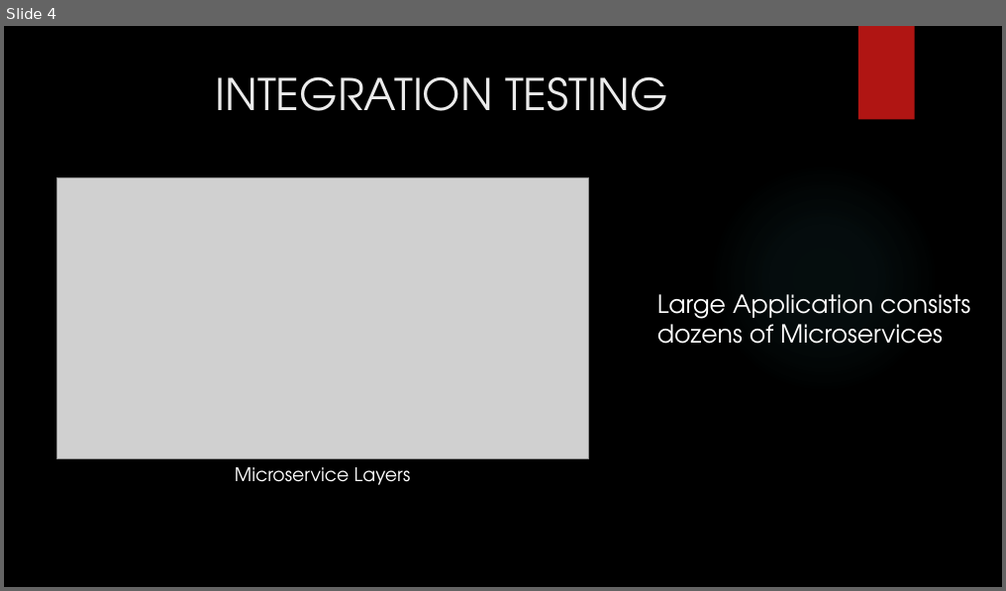
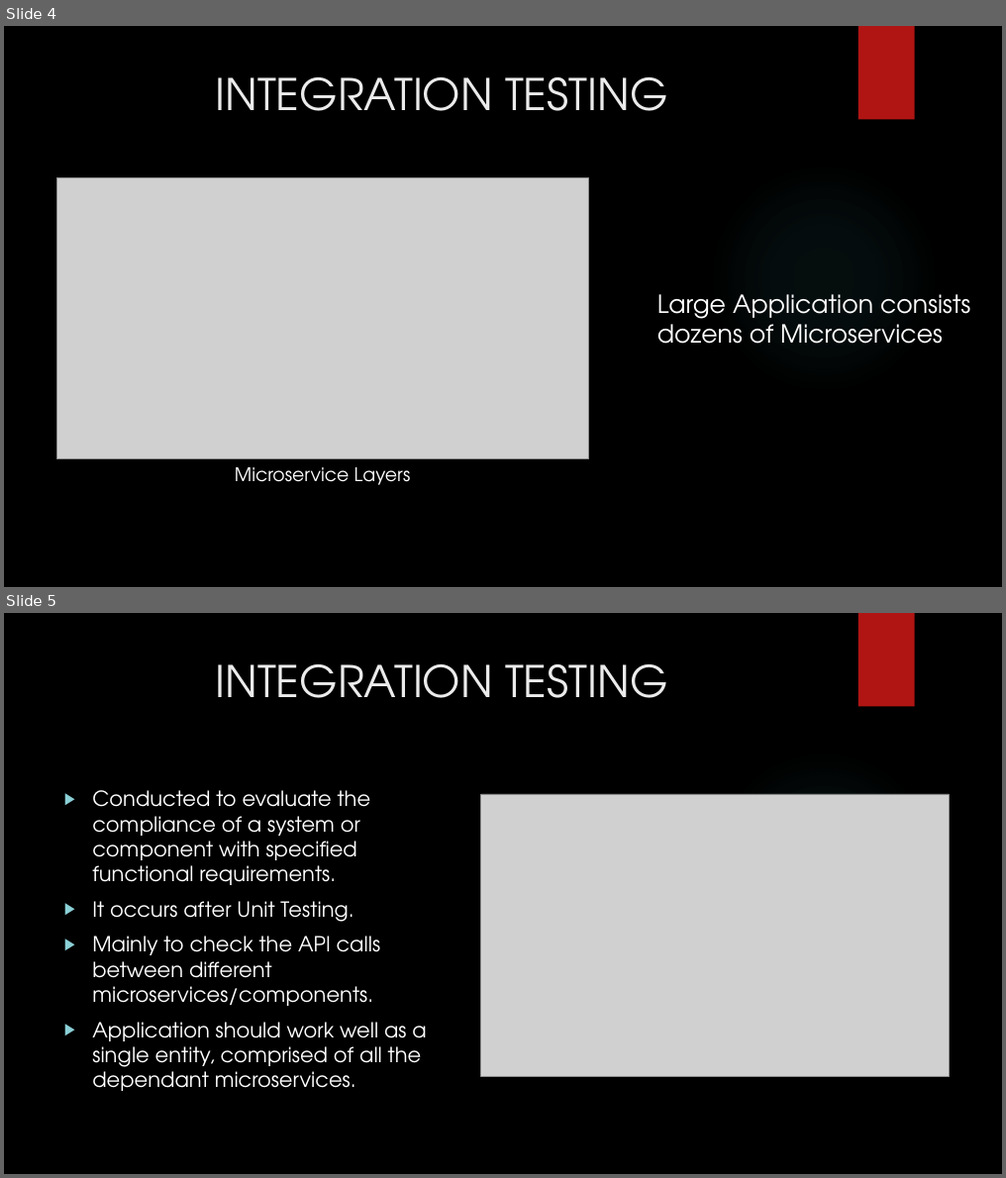
Before and after one commit to SubhajitSaha7/Angular, a slide deck: WireMock_DFSSubhajitSaha.pptx. Shown one above the other, each under a label of ours: slide 4 before the commit, slides 4 and 5 after it. The pictures are 1006x591 and 1006x1178 pixels, drawn with LibreOffice and Linux fonts; fonts in the diff are those of the drawing; grey boxes stand for pictures; background and template pictures are left out. Boxes give left, top, right and bottom in pixels: in the first picture for what was removed or moved away, otherwise in the second. Text is boxed around its words. In the diff, an @@ line names an element or a change of style, - is before the commit and + after.

```diff
--- a/WireMock_DFSSubhajitSaha.pptx
+++ b/WireMock_DFSSubhajitSaha.pptx
@@ slide 5 added at <box>4,613,1002,1174</box>, background picture (left out); not listed: 2 template elements that a slide beside it also shows @@
@@ title added at <box>216,664,668,698</box>, 42 pt, text #EBEBEB @@
+INTEGRATION TESTING
@@ text added at <box>92,790,426,1091</box>, 20 pt, text #FFFFFF @@
+▶ Conducted to evaluate the compliance of a system or component with specified functional requirements.
+▶ It occurs after Unit Testing.
+▶ Mainly to check the API calls between different microservices/components.
+▶ Application should work well as a single entity, comprised of all the dependant microservices.
@@ picture added at <box>481,794,948,1076</box> @@
```
Also in this commit, not shown: 14 other slides added, 1 slide removed.
